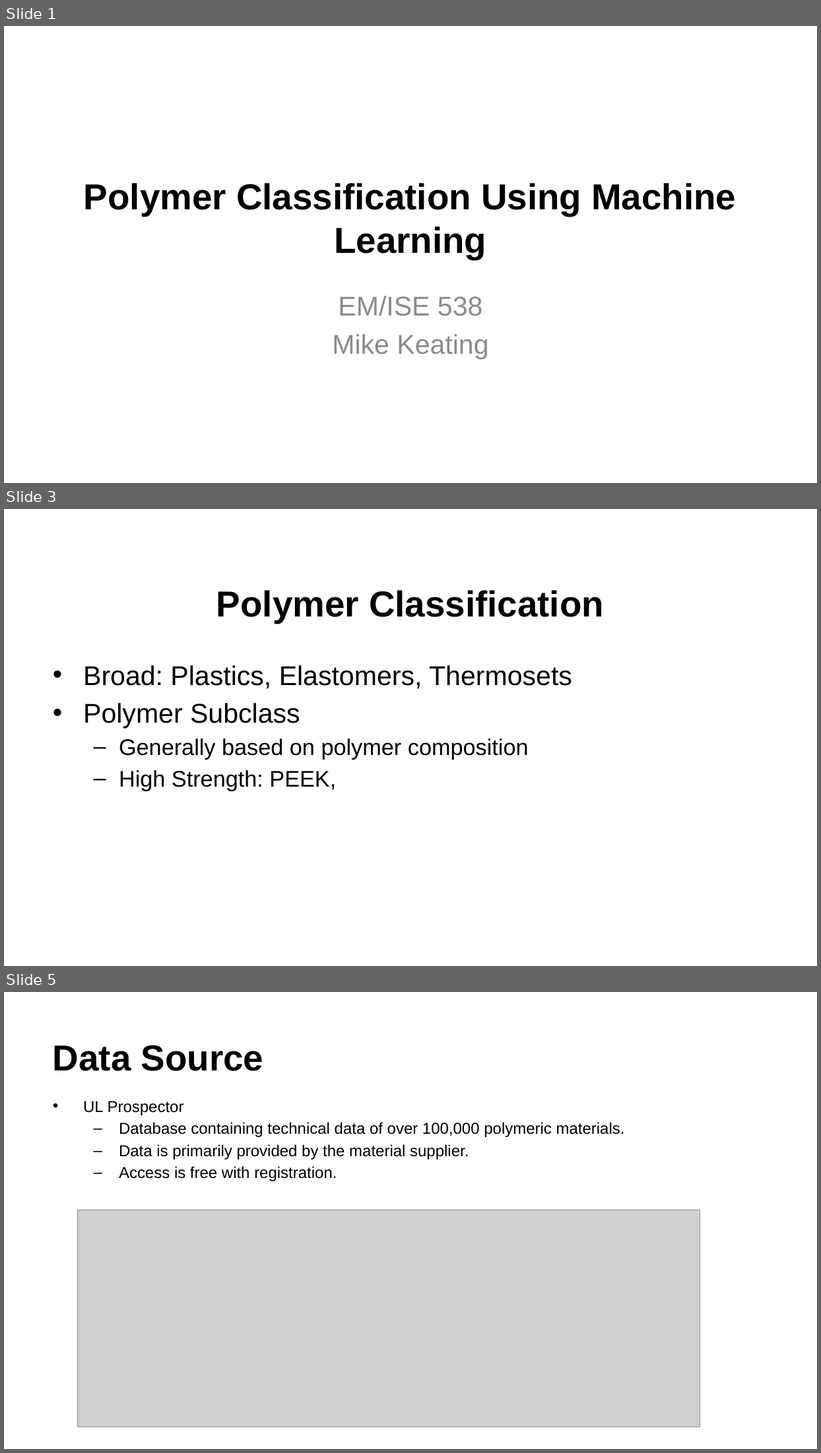
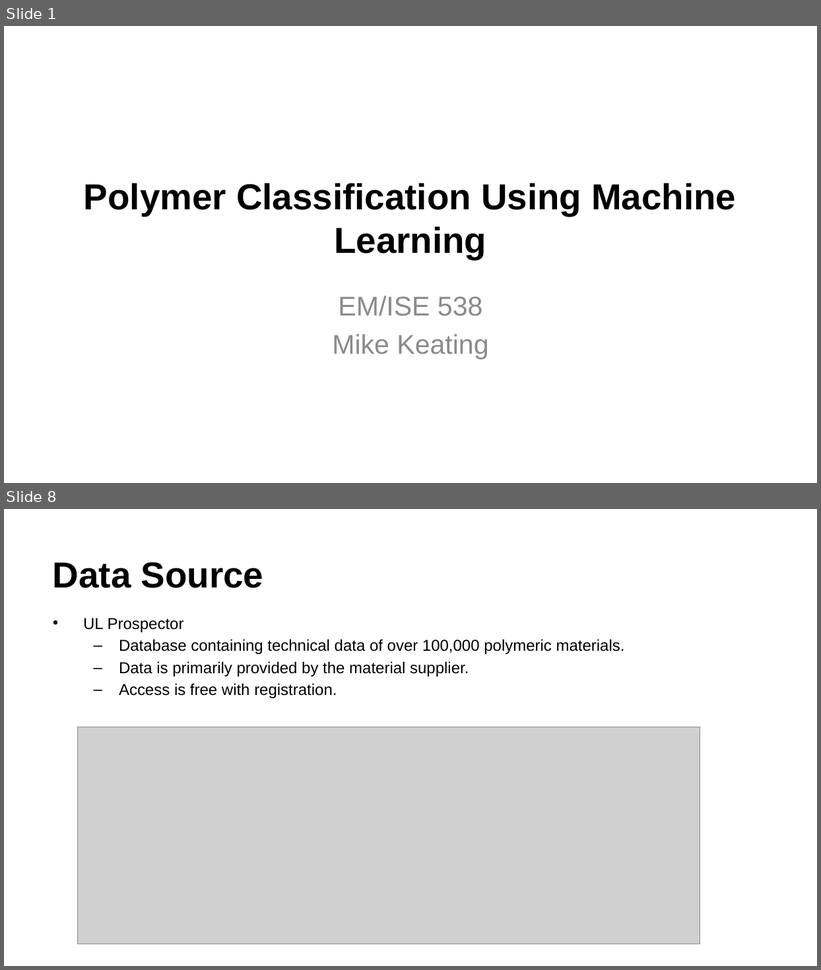
Before and after one commit to mike-keating-iv/ml-polymer-classification, a slide deck: presentation/ise538_final_presentation_keating.pptx. Shown one above the other, each under a label of ours: slides 1, 3 and 5 before the commit, slides 1 and 8 after it; the slides between them are not shown. The pictures are 821x1453 and 821x970 pixels, drawn with LibreOffice and Linux fonts; fonts in the diff are those of the drawing; grey boxes stand for pictures; background and template pictures are left out. Boxes give left, top, right and bottom in pixels: in the first picture for what was removed or moved away, otherwise in the second. Text is boxed around its words. In the diff, an @@ line names an element or a change of style, - is before the commit and + after.

```diff
--- a/presentation/ise538_final_presentation_keating.pptx
+++ b/presentation/ise538_final_presentation_keating.pptx
@@ slide 3 removed at [4,509,817,966], background #FFFFFF @@
@@ title removed at [217,590,604,623] @@
-Polymer Classification
@@ text removed at [83,665,572,791] @@
-• Broad: Plastics, Elastomers, Thermosets
-• Polymer Subclass
-  – Generally based on polymer composition
-  – High Strength: PEEK,
@@ what was slide 5 is now slide 8 @@
```
Also in this commit, not shown: 1 slide changed, 5 slides added, 1 other slide removed.
